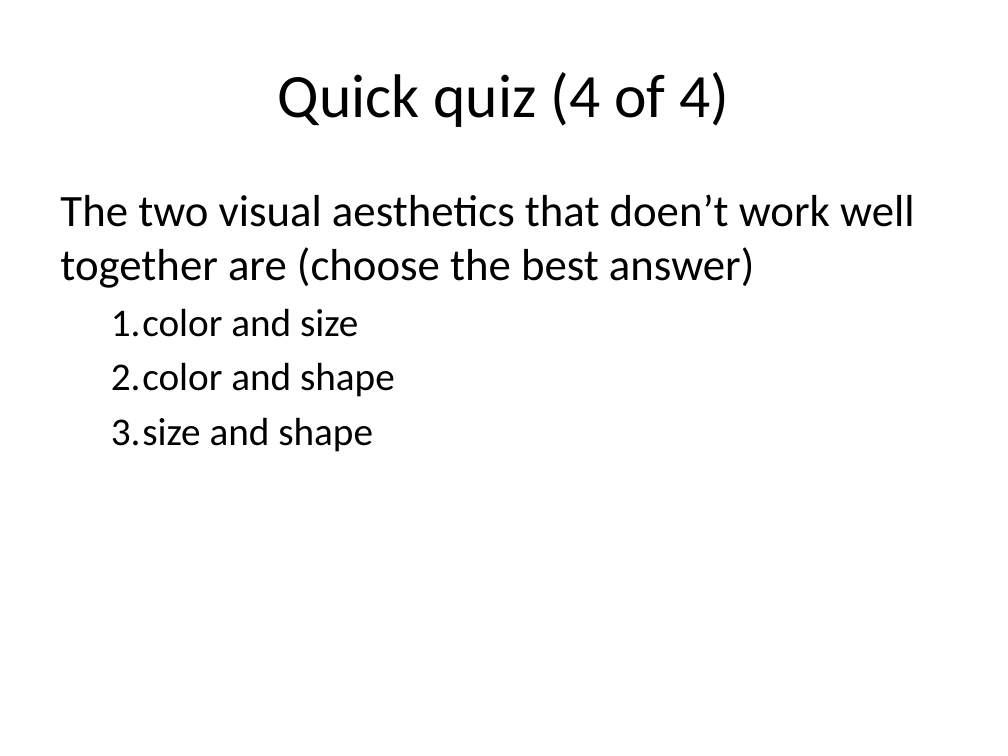
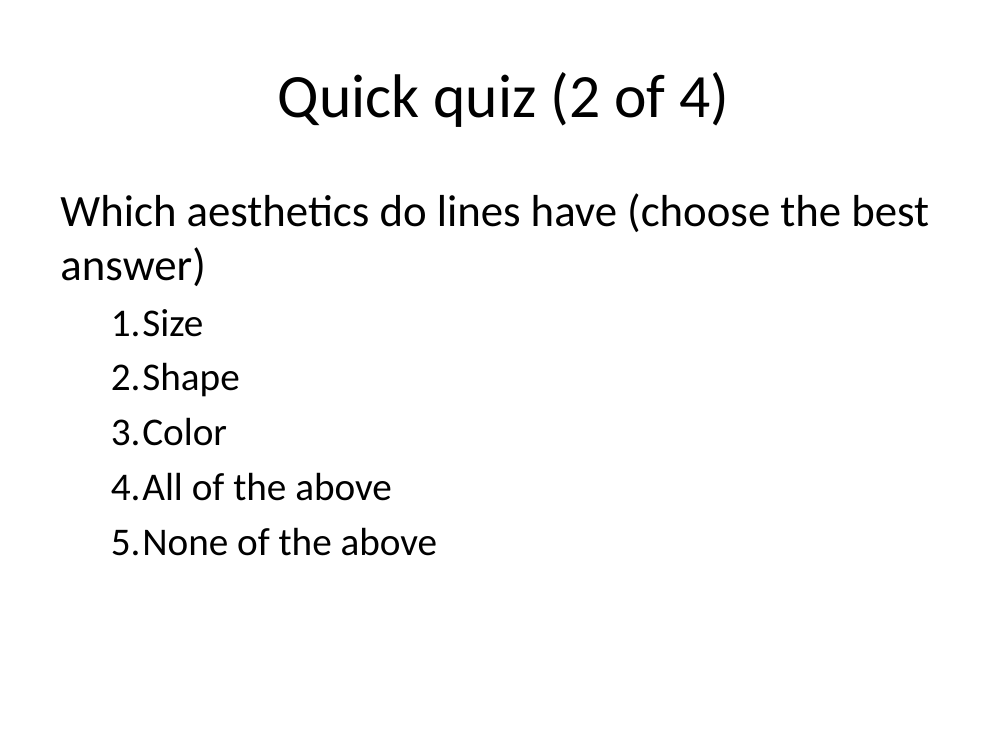
Before and after one commit to pmean/data-visualization, a slide deck: slide 112 of data-viz-03/src/complete-lecture-linegraphs.pptx (slide 99 before the commit). Drawn at 1008x756 pixels with LibreOffice and Linux fonts; fonts in the diff are those of the drawing. Boxes give left, top, right and bottom in pixels: in the first picture for what was removed or moved away, otherwise in the second. Text is boxed around its words. In the diff, an @@ line names an element or a change of style, - is before the commit and + after.

```diff
--- a/data-viz-03/src/complete-lecture-linegraphs.pptx
+++ b/data-viz-03/src/complete-lecture-linegraphs.pptx
@@ title at (278, 72, 729, 127): text changed @@
-Quick quiz (4 of 4)
+Quick quiz (2 of 4)
@@ text at (60, 193, 929, 556): text changed @@
-The two visual aesthetics that doen’t work well together are (choose the best answer)
-  1. color and size
-  2. color and shape
-  3. size and shape
+Which aesthetics do lines have (choose the best answer)
+  1. Size
+  2. Shape
+  3. Color
+  4. All of the above
+  5. None of the above
```
Also in this commit, not shown: 8 other slides changed, 20 slides added, 5 slides removed, 7 other files.
